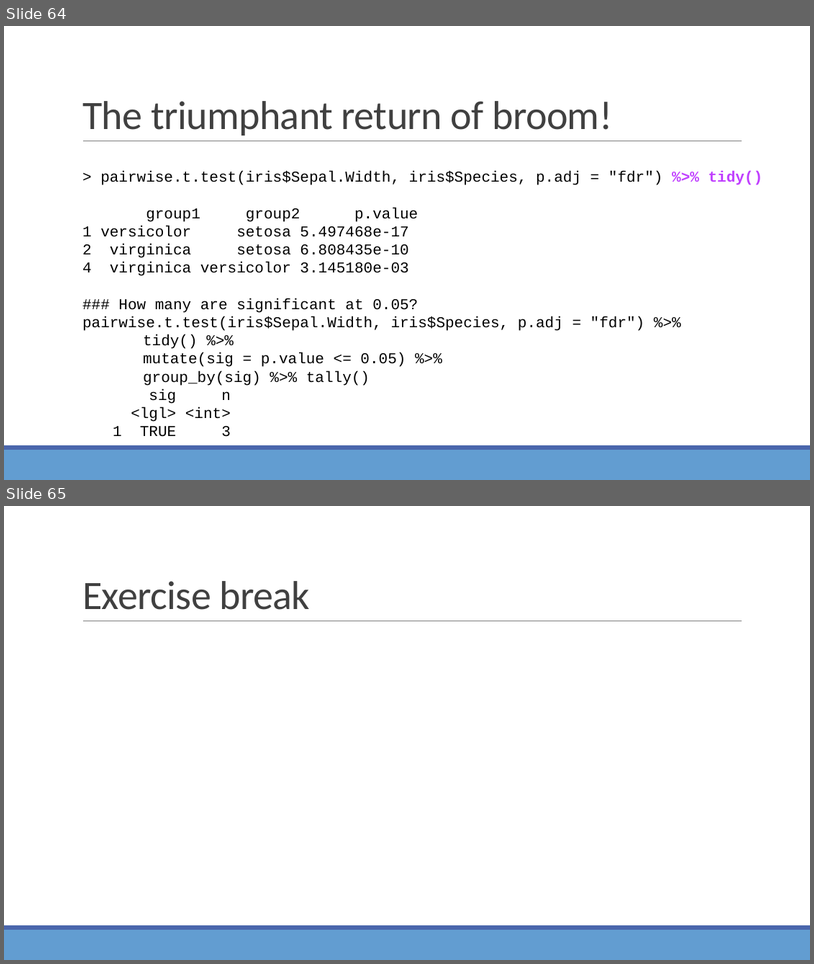
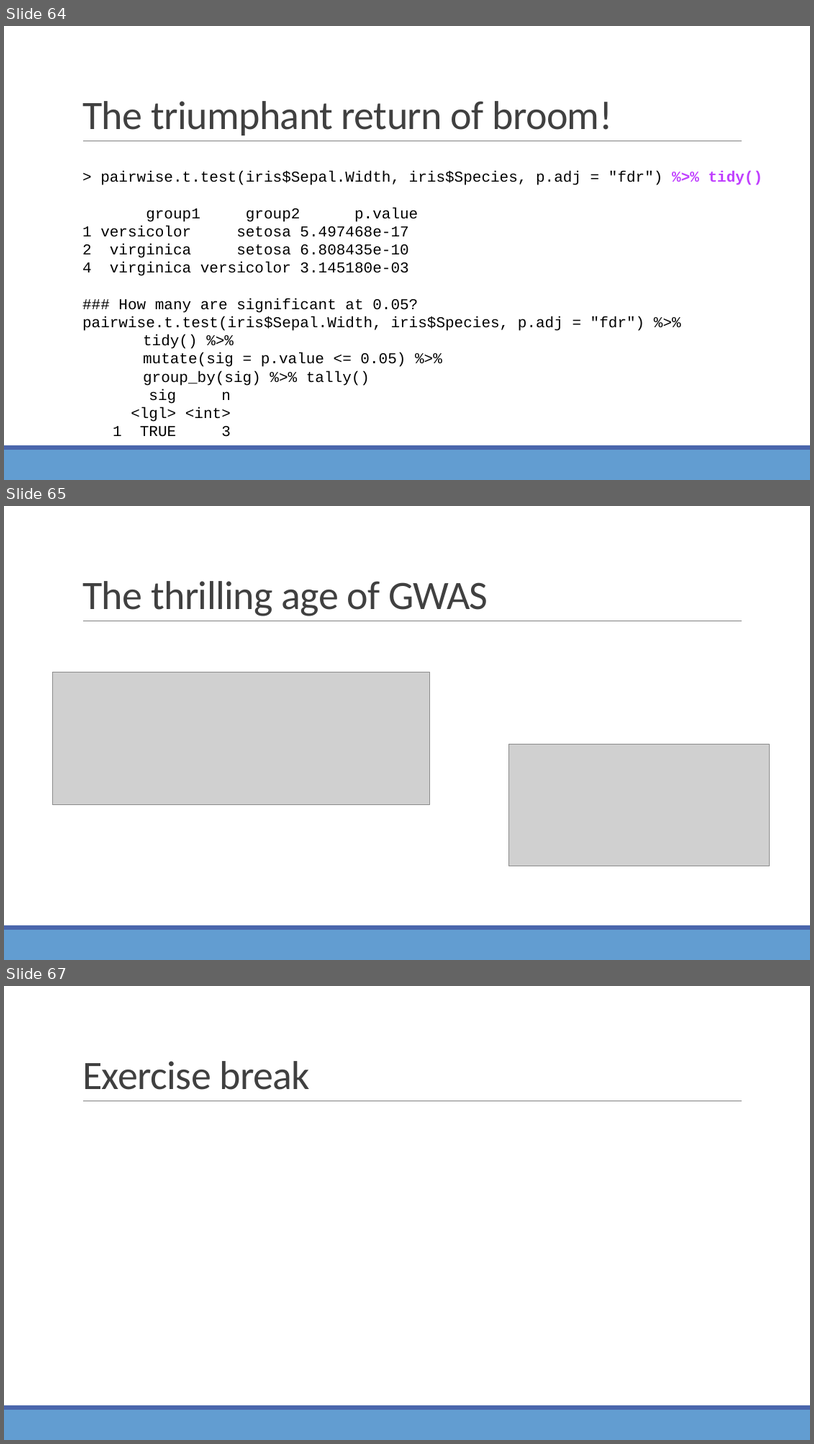
Before and after one commit to sjspielman/bio5312_fall2017, a slide deck: slides/day8_resampling_multtesting.pptx. Shown one above the other, each under a label of ours: slides 64 and 65 before the commit, slides 64, 65 and 67 after it; the slides between them are not shown. The pictures are 814x964 and 814x1444 pixels, drawn with LibreOffice and Linux fonts; fonts in the diff are those of the drawing; grey boxes stand for pictures. Boxes give left, top, right and bottom in pixels: in the first picture for what was removed or moved away, otherwise in the second. Text is boxed around its words. In the diff, an @@ line names an element or a change of style, - is before the commit and + after.

```diff
--- a/slides/day8_resampling_multtesting.pptx
+++ b/slides/day8_resampling_multtesting.pptx
@@ slide 65 added at <box>4,506,810,960</box>, background #FFFFFF; not listed: 3 template elements that a slide beside it also shows @@
@@ title added at <box>82,581,489,616</box>, 48 pt, text #404040 @@
+The thrilling age of GWAS
@@ picture added at <box>53,672,430,804</box> @@
@@ picture added at <box>509,744,770,865</box> @@
@@ what was slide 65 is now slide 67 @@
```
Also in this commit, not shown: 7 slides changed, 1 other slide added, 10 other files.
